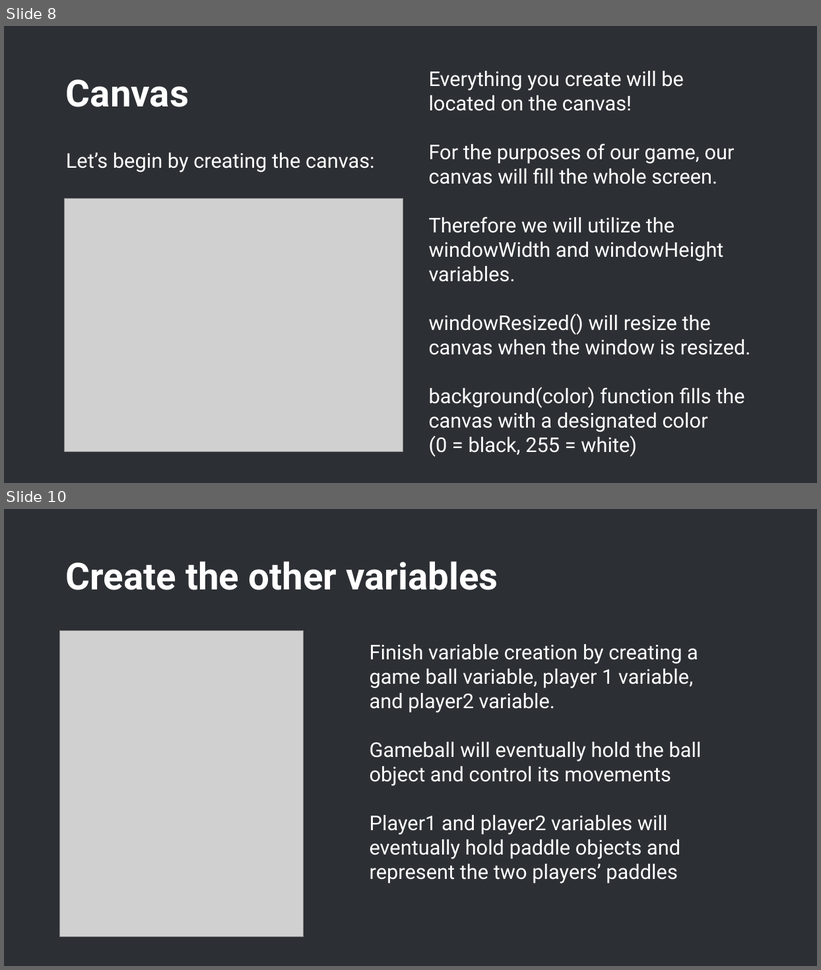
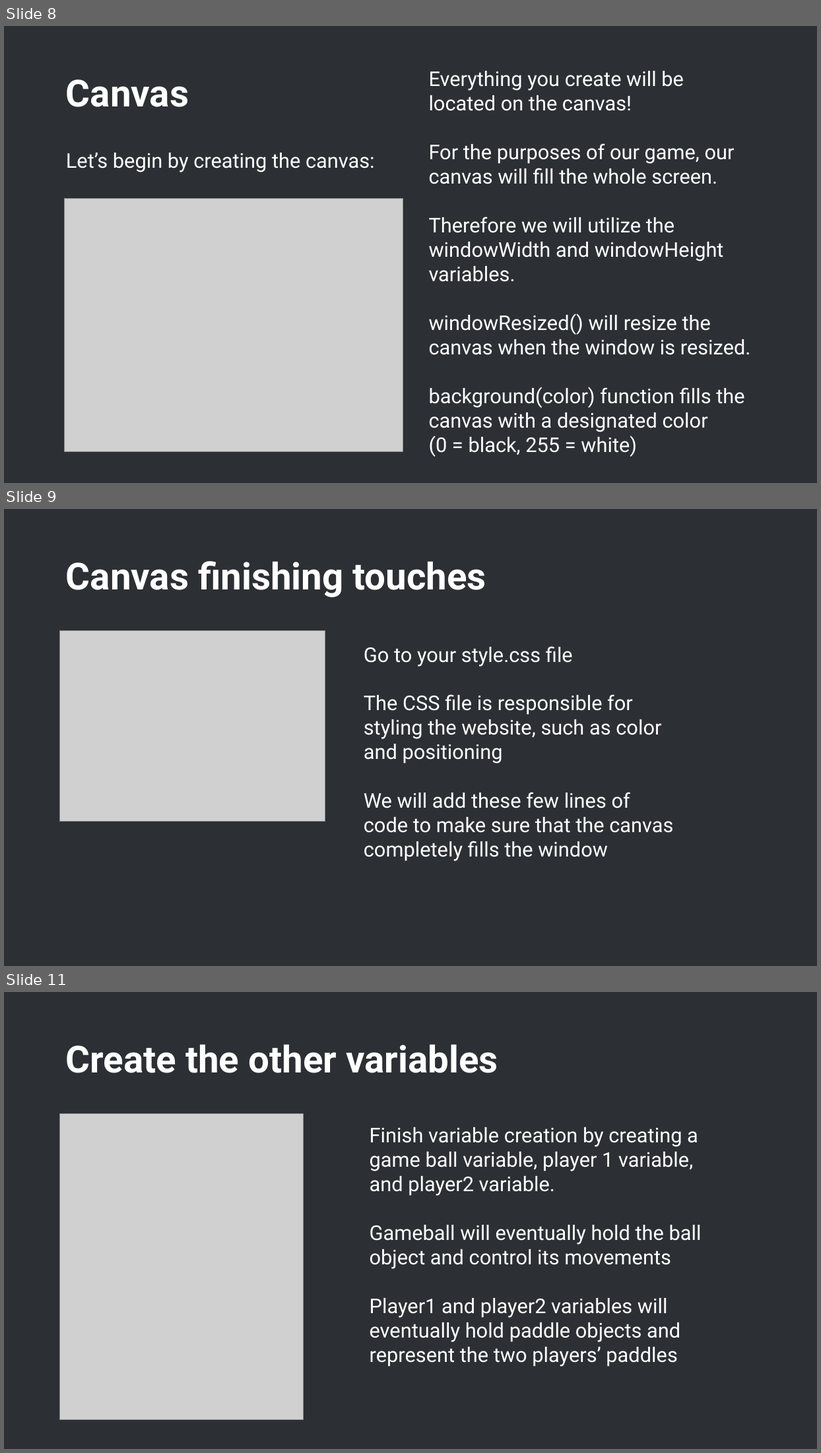
Before and after one commit to Kaidriver/p5.js-pong-workshop, a slide deck: p5.js workshopu.pptx. Shown one above the other, each under a label of ours: slides 8 and 10 before the commit, slides 8, 9 and 11 after it; the slides between them are not shown. The pictures are 821x970 and 821x1453 pixels, drawn with LibreOffice and Linux fonts; fonts in the diff are those of the drawing; grey boxes stand for pictures; background and template pictures are left out. Boxes give left, top, right and bottom in pixels: in the first picture for what was removed or moved away, otherwise in the second. Text is boxed around its words. In the diff, an @@ line names an element or a change of style, - is before the commit and + after.

```diff
--- a/p5.js workshopu.pptx
+++ b/p5.js workshopu.pptx
@@ slide 9 added at (4, 509, 817, 966), background #2C2F33 @@
@@ title added at (66, 561, 486, 597), 44 pt, text #FFFFFF, bold @@
+Canvas finishing touches
@@ picture added at (60, 631, 325, 821) @@
@@ text added at (364, 646, 673, 861), 24 pt, text #FFFFFF @@
+Go to your style.css file
+The CSS file is responsible for styling the website, such as color and positioning
+We will add these few lines of code to make sure that the canvas completely fills the window
@@ what was slide 10 is now slide 11 @@
```
Also in this commit, not shown: 15 slides changed, 2 other slides added.
